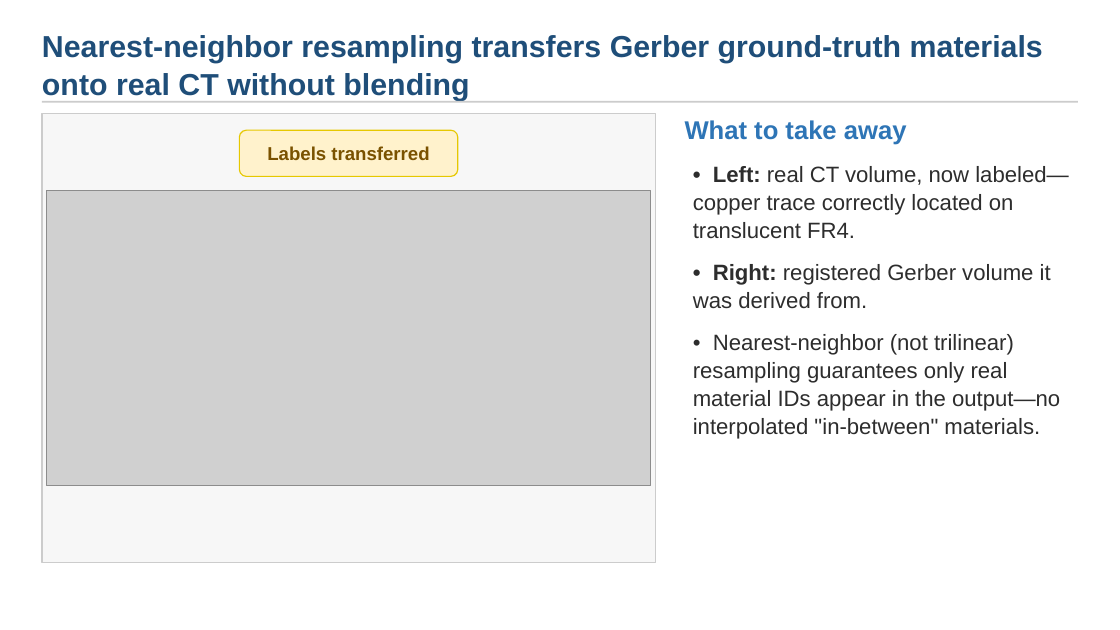
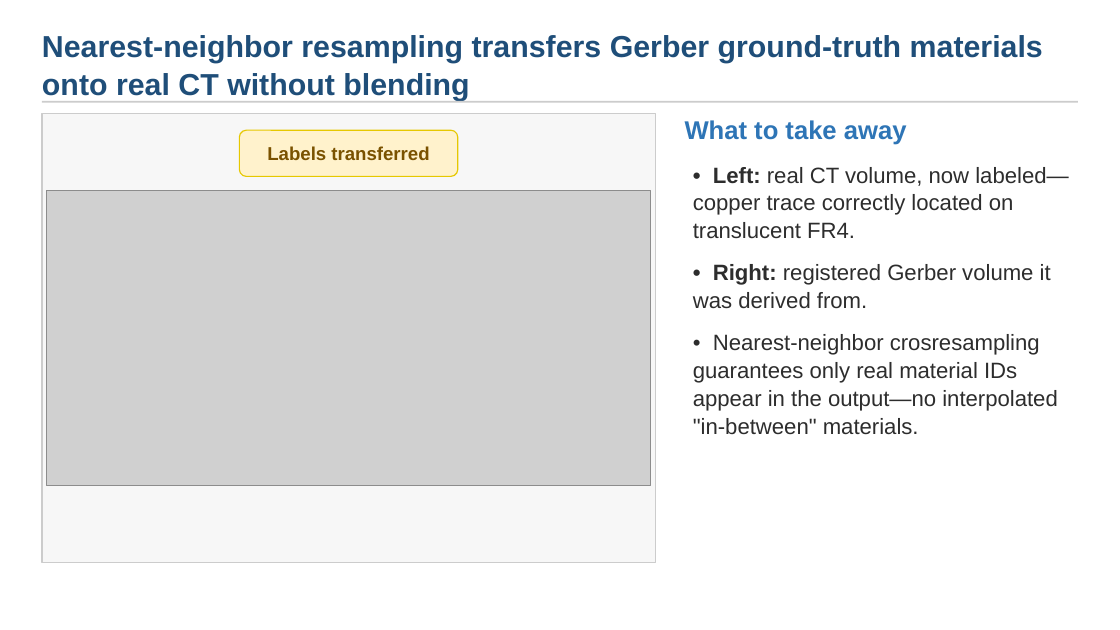
Before and after one commit to UF-SCAN-LAB/Sandia_Project, a slide deck: slide 8 of xrayrecon_update_2026-07-02_academic.pptx (slide 9 before the commit). Drawn at 1120x630 pixels with LibreOffice and Linux fonts; fonts in the diff are those of the drawing; grey boxes stand for pictures. Boxes give left, top, right and bottom in pixels: in the first picture for what was removed or moved away, otherwise in the second. Text is boxed around its words. In the diff, an @@ line names an element or a change of style, - is before the commit and + after.

Commit message:
Add multi-material visualization poster assets

```diff
--- a/xrayrecon_update_2026-07-02_academic.pptx
+++ b/xrayrecon_update_2026-07-02_academic.pptx
@@ text at (x1=693, y1=334, x2=1058, y2=435): text changed @@
-• Nearest-neighbor (not trilinear) resampling guarantees only real material IDs appear in the output—no interpolated "in-between" materials.
+• Nearest-neighbor crosresampling guarantees only real material IDs appear in the output—no interpolated "in-between" materials.
```
Also in this commit, not shown: 1 other slide changed, 1 slide removed, 4 other files.
